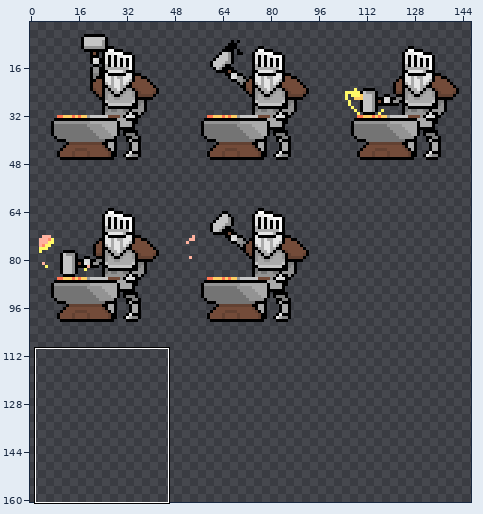
Sprite sheet, stored at Assets/Game/Sprite/Character/Blacksmith/Blacksmith.png. Above: a wide view before the commit, with the close-up outlined.
Close-up. Earlier state:
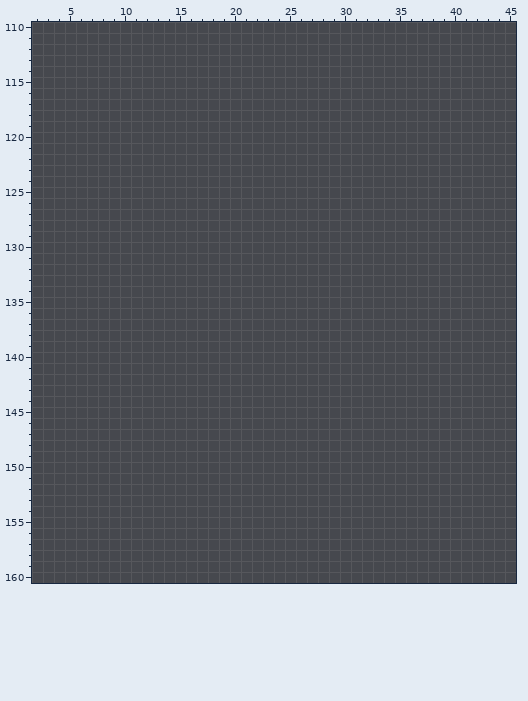
The file is 150x162 pixels. Colours within 5 levels of each other are drawn and written as one. Shown: x 2..45, y 110..160. The wide view leaves out empty margins. The commit also changed other parts of the picture, which this record leaves out.
And afterwards:
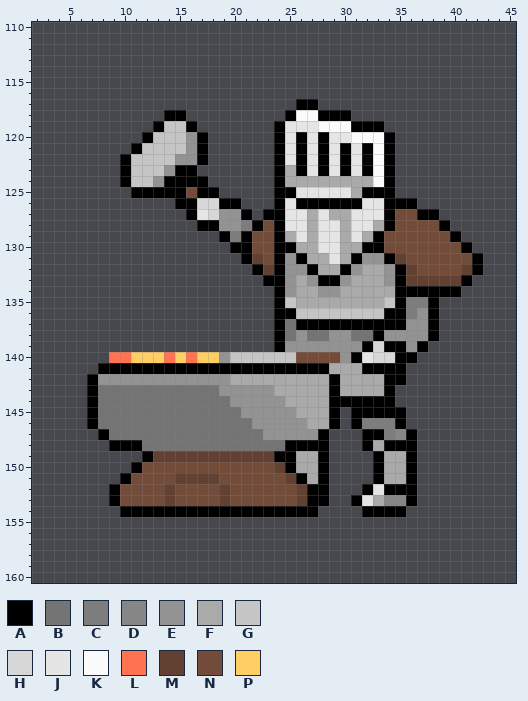
Palette (. is transparent): A #000000  B #747474  C #7d7d7d  D #868686  E #939393  F #aaaaaa  G #c5c5c5  H #d7d7d7  J #e5e5e5  K #fbfbfb  L #ff7351  M #624132  N #734b39  P #ffcf64
The exact change:
y 117: x 26..27 .. -> AA
y 118: x 14..15 .. -> AA; x 25..30 ...... -> AKKAAA
y 119: x 13..16 .... -> AGGA; x 24..33 .......... -> AJJJKKKAAA
y 120: x 12..17 ...... -> AGGGEA; x 24..34 ........... -> AJAJAJJKKKA
y 121: x 11..17 ....... -> AGGGGEA; x 24..34 ........... -> AJAJAJAJAKA
y 122: x 10..17 ........ -> AGGGGEEA; x 24..34 ........... -> AJAJAJAJAKA
y 123: x 10..16 ....... -> AGGGEAA; x 24..34 ........... -> AFAJAJAJAKA
y 124: x 10..17 ........ -> AGGEAAAA; x 24..34 ........... -> AFFFFFFFFKA
y 125: x 11..18 ........ -> AAAAANAA; x 24..34 ........... -> AAJJJJJFAAA
y 126: x 15..20 ...... -> AAHHAA; x 24..36 ............. -> AJAAAAAAJJAAA
y 127: x 16..21 ...... -> AJHEEA; x 23..38 ................ -> AAJJFJFFJJJANNAA
y 128: x 17..39 ....................... -> AAEECANAJJFJJFJJFANNNNA
y 129: x 19..40 ...................... -> ACANNAFJFJJFJFANNNNNNA
y 130: x 20..41 ...................... -> AANNAAFFJJFFAANNNNNNNA
y 131: x 21..42 ...................... -> AMNAEAFFJFAEEAMNNNNNNA
y 132: x 22..42 ..................... -> AMAEEAFFAEFFEAMNNNNMA
y 133: x 23..41 ................... -> AAEFEAAEFFFEAMMMMMA
y 134: x 24..40 ................. -> AEFFEEFFFFFAAAAAA
y 135: x 24..38 ............... -> AGFFFFFFFFGACCA
y 136: x 24..38 ............... -> AAGGGGGGGGAACEA
y 137: x 24..38 ............... -> ABAAAAAAAAAAEEA
y 138: x 24..38 ............... -> ABEBBEEBBAEEEEA
y 139: x 24..37 .............. -> AEEEEEEEAHAAEA
y 140: x 9..36 ............................ -> LLPPPLPLPPEGGGGGGNNNNEAJHHAA
y 141: x 8..35 ............................ -> AAAAAAAAAAAAAAAAAAAAAFFFAAAA
y 142: x 7..35 ............................. -> AEEEEEEEEEEEEFFFFFFFFFAFFFFAA
y 143: x 7..34 ............................ -> ABBBBBBBBBBBEEEEEFFFFFAFFFFA
y 144: x 7..34 ............................ -> ABBBBBBBBBBBBEEEEEFFFFAAAAAA
y 145: x 7..29 ....................... -> ABBBBBBBBBBBBBEEEEEFFFA; x 31..35 ..... -> AAAAA
y 146: x 7..29 ....................... -> ABBBBBBBBBBBBBBEEEEEFFA; x 31..35 ..... -> ACCCA
y 147: x 8..28 ..................... -> ABBBBBBBBBBBBBBEEEEEA; x 32..36 ..... -> AACDA
y 148: x 9..28 .................... -> AAABBBBBBBBBBBBBAAAA; x 32..36 ..... -> AFAAA
y 149: x 12..28 ................. -> AMMMMMMMMMMMAAFFA; x 33..36 .... -> AFFA
y 150: x 11..28 .................. -> ANNNNNNNNNNNNMAFFA; x 33..36 .... -> AFFA
y 151: x 10..28 ................... -> ANNNNMMMMNNNNNNMAFA; x 33..36 .... -> AFFA
y 152: x 9..28 .................... -> ANNNNMNNNNMNNNNNNMAA; x 32..36 ..... -> AJAAA
y 153: x 9..28 .................... -> ANNNNMNNNNMNNNNNNMAA; x 31..36 ...... -> AJFDDA
y 154: x 10..27 .................. -> AAAAAAAAAAAAAAAAAA; x 32..35 .... -> AAAA
